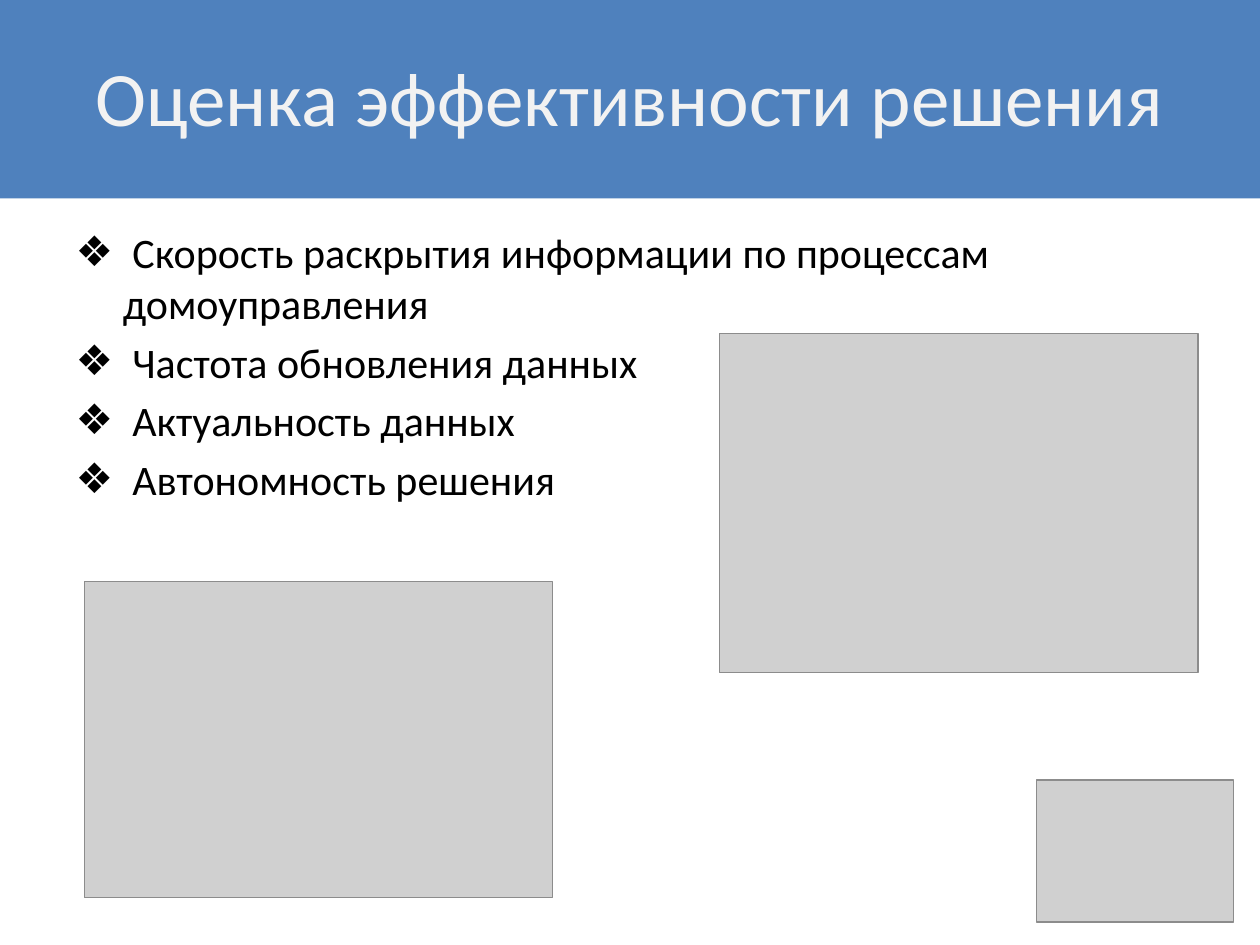
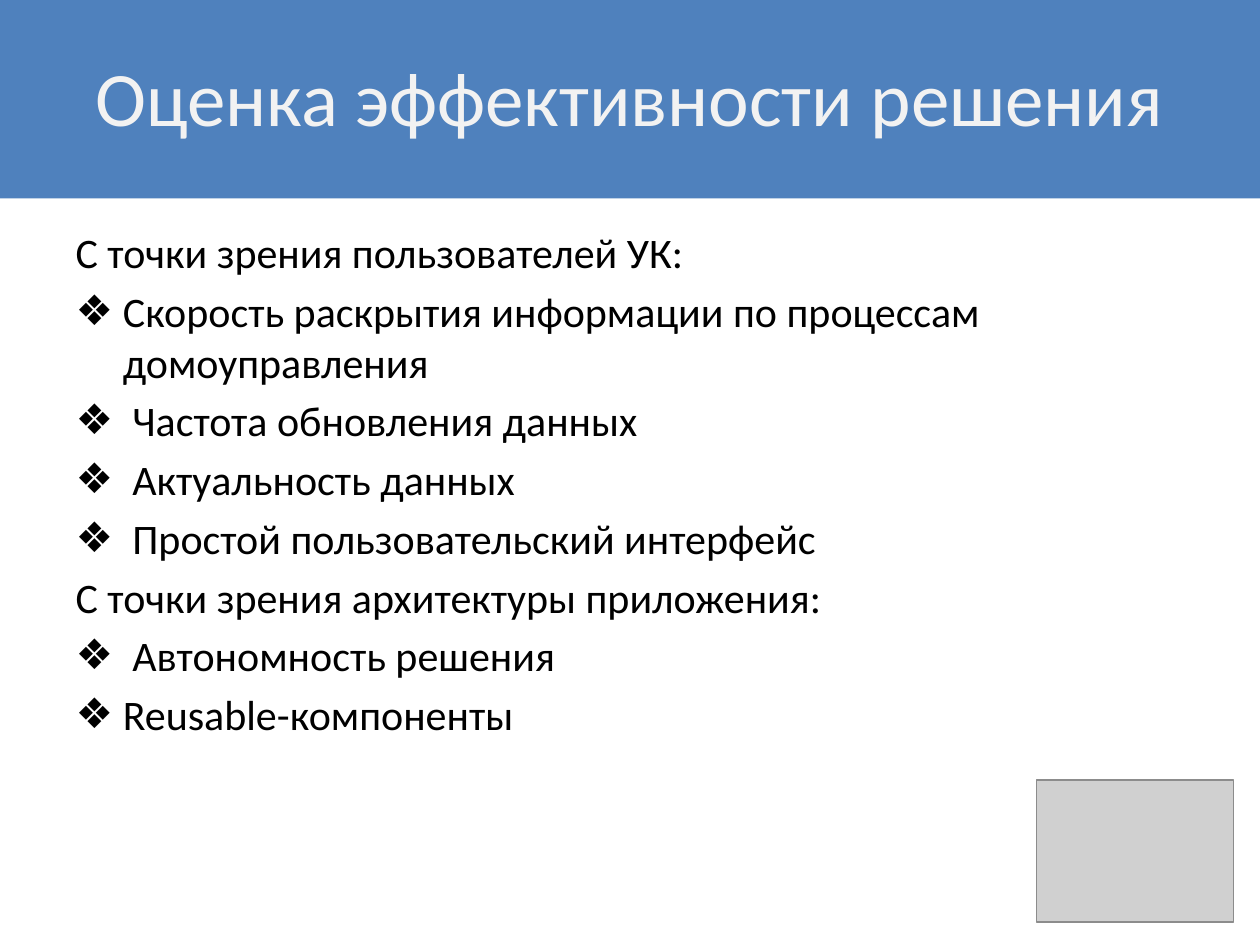
Before and after one commit to Alexeyyy/Diploma_doc, a slide deck: slide 8 of Презентация/Презентация_Желепов.pptx. Drawn at 1260x945 pixels with LibreOffice and Linux fonts; fonts in the diff are those of the drawing; grey boxes stand for pictures. Boxes give left, top, right and bottom in pixels: in the first picture for what was removed or moved away, otherwise in the second. Text is boxed around its words. In the diff, an @@ line names an element or a change of style, - is before the commit and + after.

Commit message:
Updated presentation

```diff
--- a/Презентация/Презентация_Желепов.pptx
+++ b/Презентация/Презентация_Желепов.pptx
@@ text at (76,239,683,275): paragraph added @@
+С точки зрения пользователей УК:
@@ picture removed at (719,334,1198,673) @@
@@ text at (76,525,821,620): paragraphs added @@
+❖ Простой пользовательский интерфейс
+С точки зрения архитектуры приложения:
@@ picture removed at (84,582,553,898) @@
@@ text at (123,700,513,731): paragraph added @@
+❖ Reusable-компоненты
```
Also in this commit, not shown: 3 other slides changed, 1 other file.
